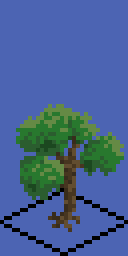
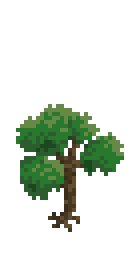
Layer changes from the first (128, 256) image to the second:
painted on "leaves" over [48, 136, 80, 232]
painted on "shadow" over [48, 136, 80, 232]
hid "Background" over [0, 156, 128, 256]
hid "shadow #1" over [0, 0, 128, 256]
